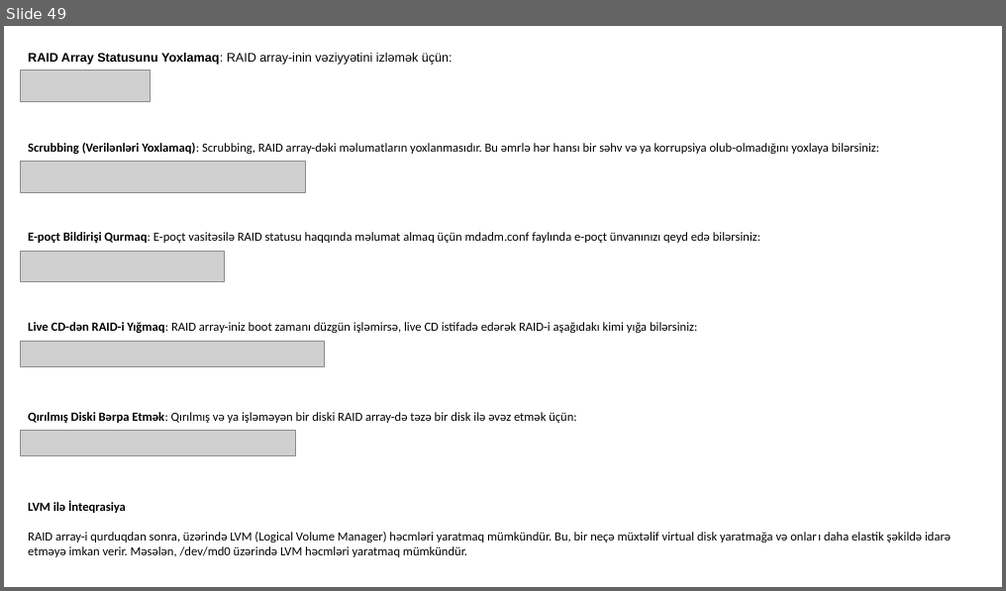
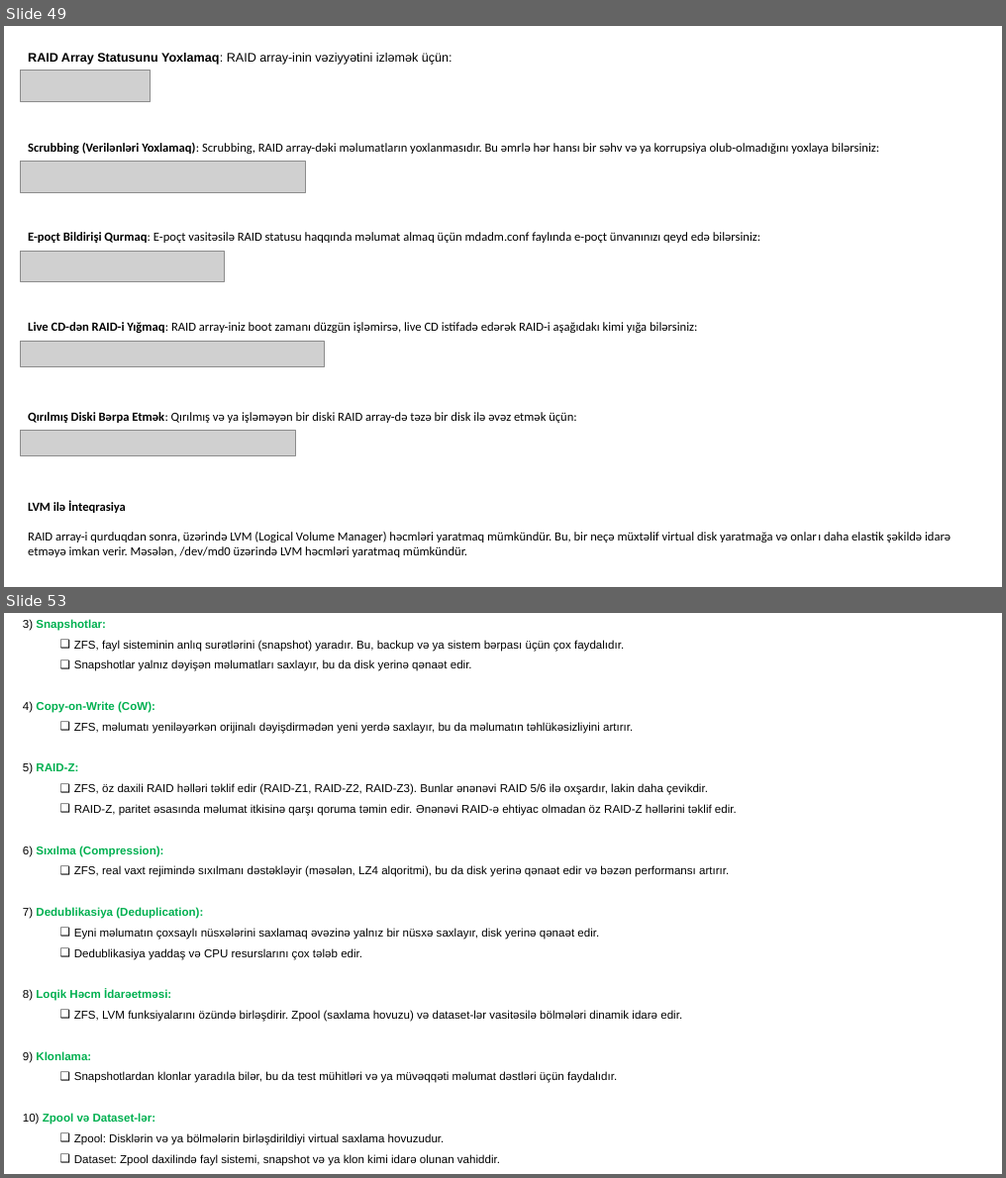
Before and after one commit to codeurient/DevOps, a slide deck: .lessons/1 operating systems/1 linux/1.pptx. Shown one above the other, each under a label of ours: slide 49 before the commit, slides 49 and 53 after it; the slides between them are not shown. The pictures are 1006x591 and 1006x1178 pixels, drawn with LibreOffice and Linux fonts; fonts in the diff are those of the drawing; grey boxes stand for pictures. Boxes give left, top, right and bottom in pixels: in the first picture for what was removed or moved away, otherwise in the second. Text is boxed around its words. In the diff, an @@ line names an element or a change of style, - is before the commit and + after.

```diff
--- a/.lessons/1 operating systems/1 linux/1.pptx
+++ b/.lessons/1 operating systems/1 linux/1.pptx
@@ slide 53 added at bbox=[4, 613, 1002, 1174], background #FFFFFF @@
@@ text added at bbox=[23, 619, 737, 1166], 11 pt, text #000000 @@
+3) Snapshotlar:
+  ❑ ZFS, fayl sisteminin anlıq surətlərini (snapshot) yaradır. Bu, backup və ya sistem bərpası üçün çox faydalıdır.
+  ❑ Snapshotlar yalnız dəyişən məlumatları saxlayır, bu da disk yerinə qənaət edir.
+4) Copy-on-Write (CoW):
+  ❑ ZFS, məlumatı yeniləyərkən orijinalı dəyişdirmədən yeni yerdə saxlayır, bu da məlumatın təhlükəsizliyini artırır.
+5) RAID-Z:
+  ❑ ZFS, öz daxili RAID həlləri təklif edir (RAID-Z1, RAID-Z2, RAID-Z3). Bunlar ənənəvi RAID 5/6 ilə oxşardır, lakin daha çevikdir.
+  ❑ RAID-Z, paritet əsasında məlumat itkisinə qarşı qoruma təmin edir. Ənənəvi RAID-ə ehtiyac olmadan öz RAID-Z həllərini təklif edir.
+6) Sıxılma (Compression):
+  ❑ ZFS, real vaxt rejimində sıxılmanı dəstəkləyir (məsələn, LZ4 alqoritmi), bu da disk yerinə qənaət edir və bəzən performansı artırır.
+7) Dedublikasiya (Deduplication):
+  ❑ Eyni məlumatın çoxsaylı nüsxələrini saxlamaq əvəzinə yalnız bir nüsxə saxlayır, disk yerinə qənaət edir.
+  ❑ Dedublikasiya yaddaş və CPU resurslarını çox tələb edir.
+8) Loqik Həcm İdarəetməsi:
+  ❑ ZFS, LVM funksiyalarını özündə birləşdirir. Zpool (saxlama hovuzu) və dataset-lər vasitəsilə bölmələri dinamik idarə edir.
+9) Klonlama:
+  ❑ Snapshotlardan klonlar yaradıla bilər, bu da test mühitləri və ya müvəqqəti məlumat dəstləri üçün faydalıdır.
+10) Zpool və Dataset-lər:
+  ❑ Zpool: Disklərin və ya bölmələrin birləşdirildiyi virtual saxlama hovuzudur.
+  ❑ Dataset: Zpool daxilində fayl sistemi, snapshot və ya klon kimi idarə olunan vahiddir.
```
Also in this commit, not shown: 7 other slides added, 8 slides removed.
